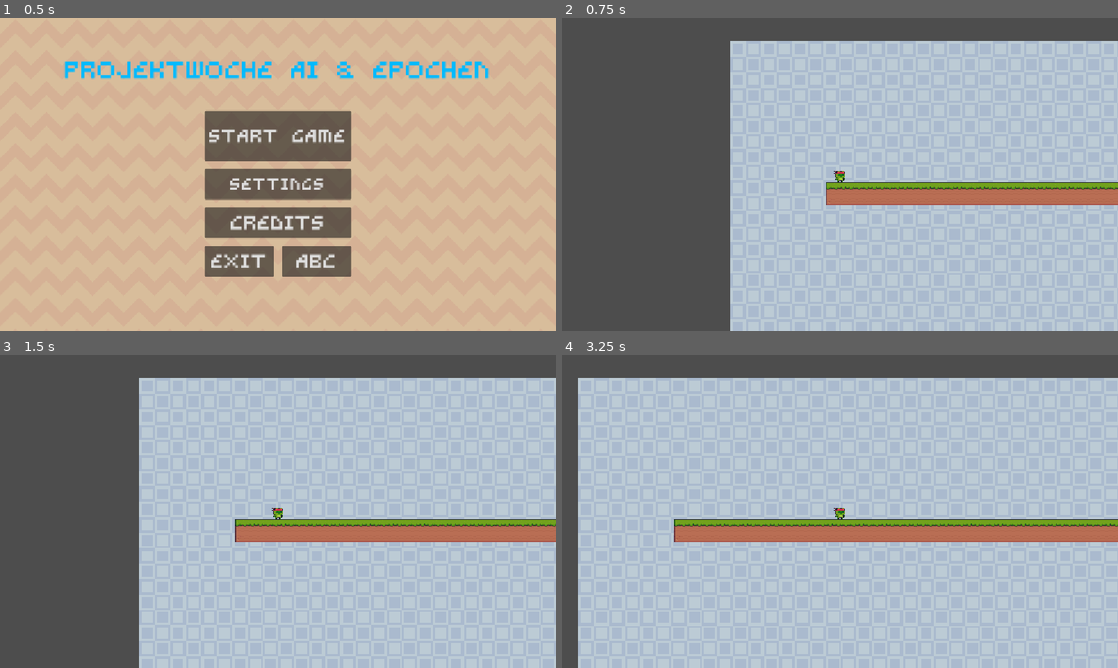
Above: before the commit, frames 1-4 (two rows, left to right).
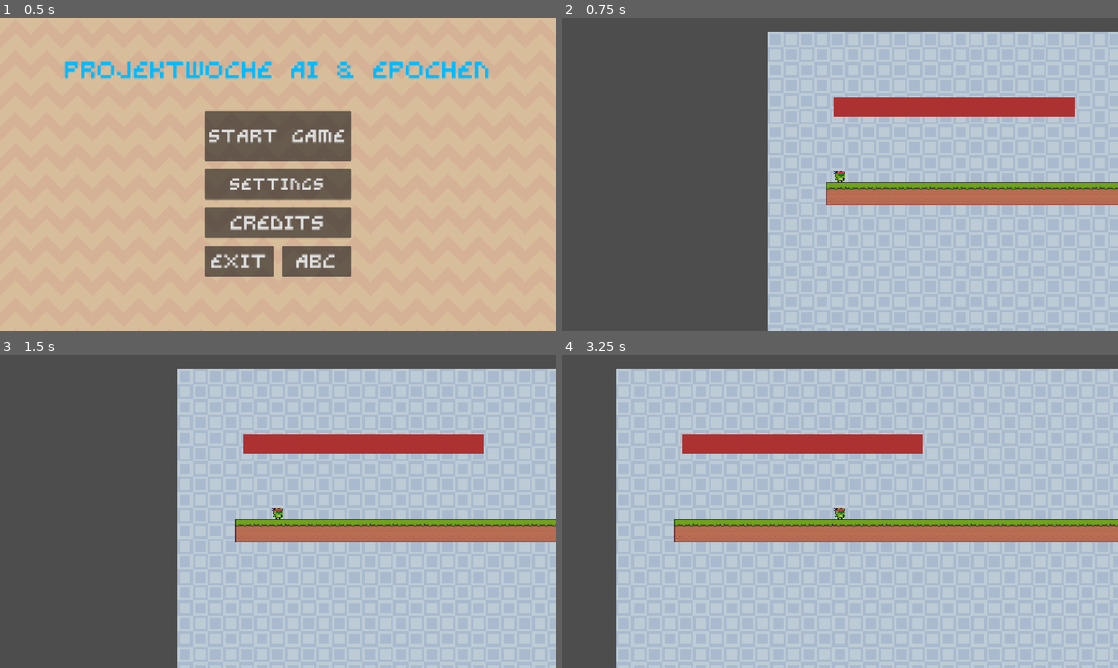
Above: after the commit, the same moments.

Repository: tghts/Projektwoche-Spieleentwicklung
Game: Godot game, scene res://Scene/main_menu.tscn
Two runs of this game, one before a commit and one after it. Both use one fixed random seed, a clock stepped at 60 frames per second and the inputs below.
Inputs:
- Up to frame 1 (0.5 s): no input
- Up to frame 2 (0.75 s): click "Start Game" at 0.5 s
- Up to frame 3 (1.5 s): tap Enter at 1.25 s; hold Right (right) from 1.28 s (still down)
- Up to frame 4 (3.25 s): tap Space (jump) at 1.52, 2.27 s; release Right (right) at 2.78 s; hold A (left) from 2.78 s (still down)

Frame 1 is identical in both runs. In frame 2, 11% of the frame differs, in the area x 30-100%, y 4-100%; in frame 3, 11%; in frame 4, 12%, in the area x 2-100%, y 4-100%.

Commit message:
Healtbar

Diff:
--- a/Scene/level_1.tscn
+++ b/Scene/level_1.tscn
@@ -3,6 +3,8 @@
 [ext_resource type="Texture2D" uid="uid://b0fvcgnidmbeo" path="res://Asset/Background/Blue.png" id="1_5exfe"]
 [ext_resource type="Texture2D" uid="uid://dyjl1bmhn015j" path="res://Asset/TileMap/Terrain (16x16).png" id="1_8ko5r"]
 [ext_resource type="PackedScene" uid="uid://b5tqdjtmfmsmc" path="res://Scene/characterr.tscn" id="2_au1pm"]
+[ext_resource type="Script" uid="uid://dggwekfgnal4e" path="res://Scene/panel.gd" id="4_poeaa"]
+[ext_resource type="Texture2D" uid="uid://251g7vf2uc3f" path="res://Asset/UI/Sprite-0001.png" id="5_ufara"]
 
 [sub_resource type="TileSetAtlasSource" id="TileSetAtlasSource_au1pm"]
 texture = ExtResource("1_8ko5r")
@@ -253,6 +255,8 @@
 physics_layer_0/collision_layer = 1
 sources/0 = SubResource("TileSetAtlasSource_au1pm")
 
+[sub_resource type="StyleBoxEmpty" id="StyleBoxEmpty_e23sl"]
+
 [node name="Level1" type="Node2D" unique_id=229117390]
 
 [node name="Background" type="Node2D" parent="." unique_id=1047704973]
@@ -262,10 +266,10 @@
 anchors_preset = 15
 anchor_right = 1.0
 anchor_bottom = 1.0
-offset_left = -198.0
-offset_top = -100.0
-offset_right = 13155.0
-offset_bottom = 691.0
+offset_left = -120.0
+offset_top = -120.0
+offset_right = 13233.0
+offset_bottom = 671.0
 grow_horizontal = 2
 grow_vertical = 2
 texture = ExtResource("1_5exfe")
@@ -280,3 +284,23 @@
 position = Vector2(29, 176)
 
 [node name="Camera2D" type="Camera2D" parent="Node2D" unique_id=302903841]
+
+[node name="Panel" type="Panel" parent="." unique_id=583732946]
+offset_left = 16.0
+offset_top = 16.0
+offset_right = 516.0
+offset_bottom = 56.0
+theme_override_styles/panel = SubResource("StyleBoxEmpty_e23sl")
+script = ExtResource("4_poeaa")
+
+[node name="TextureRect" type="TextureRect" parent="Panel" unique_id=72991416]
+texture_filter = 1
+layout_mode = 1
+anchors_preset = 15
+anchor_right = 1.0
+anchor_bottom = 1.0
+offset_right = -80.0
+grow_horizontal = 2
+grow_vertical = 2
+texture = ExtResource("5_ufara")
+stretch_mode = 1
--- /dev/null
+++ b/Scene/panel.gd
@@ -0,0 +1,13 @@
+extends Panel
+
+@onready var bar: TextureRect = $TextureRect
+@onready var character: CharacterBody2D = $"../Node2D"
+
+
+
+
+
+func _process(delta: float) -> void:
+	bar.size.x = character.health_points * 5
+	if (character.health_points == 0):
+		get_tree().reload_current_scene()
--- a/Script/characterr.gd
+++ b/Script/characterr.gd
@@ -1,22 +1,25 @@
 extends CharacterBody2D
 
-
+var health_points:int = 100
 const SPEED = 300.0
 const JUMP_VELOCITY = -400.0
 var jump_counter = 0
 
 func _physics_process(delta: float) -> void:
-
+	#Schwerkraft
 	if not is_on_floor():
 		velocity += get_gravity() * delta
 
+	#Handle Jump and double Jump
 	if Input.is_action_just_pressed("jump") and is_on_floor():
 		velocity.y = JUMP_VELOCITY
 		jump_counter += 1
 	if Input.is_action_just_pressed("jump") and !is_on_floor() and jump_counter !=0:
 		velocity.y = JUMP_VELOCITY
 		jump_counter = 0
-
+	if Input.is_action_just_pressed("down"):
+		health_points -= 1
+	# Linksrechts laufen
 	var direction := Input.get_axis("left", "right")
 	if direction:
 		velocity.x = direction * SPEED
Binary file added: Asset/UI/Sprite-0001.png
Not shown, added: Asset/UI/Sprite-0001.png.import
Not shown, added: Scene/panel.gd.uid
